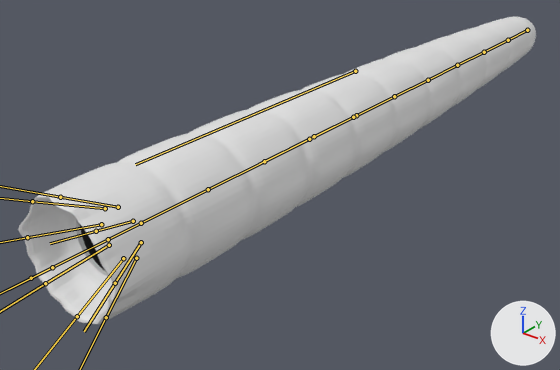
Renders of the FBX model OpenGLProj/resources/models/sandworm2/Sandworm_teethconvert11.fbx from each side of a commit.
Rendered twice from a 50 mm lens placed at (82.3, -136.7, 57.5), pointed at (-12.5, -18.2, -16.0). Lighting does not change. The marker at lower right points along +X, +Y and +Z. The bones that bend it are drawn over the model as lines.

Objects in the first picture: 'Sandworm'.
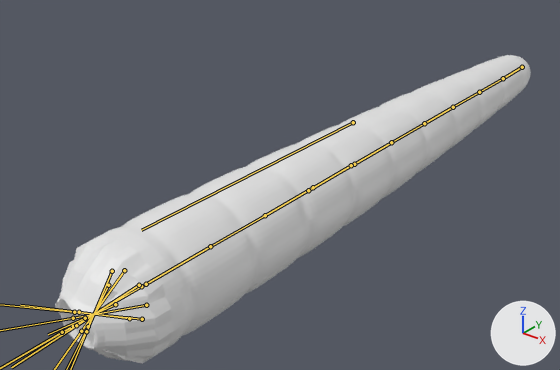
The newer file adds an action. The first version stands in its rest pose; the second is drawn at frame 12 of the action 'moveappears'.

What changed in the scene script:
```text
Change bone_mid:
    where bone_mid = bpy.data.objects['Armature'].pose.bones['Mid']
    bone_mid.location: (0.0, 0.0, 0.0) -> (0.0, 0.0, 11.0)
Change bone_mouth_upper:
    where bone_mouth_upper = bpy.data.objects['Armature'].pose.bones['Mouth_upper']  # child of 'Head'
    bone_mouth_upper.rotation_quaternion: (1.0, 0.0, 0.0, 0.0) -> (0.849, 0.529, 0.0, 0.0)  # degrees (0, 0, 0) -> degrees (64, 0, 0)
Change bone_mouth_left:
    where bone_mouth_left = bpy.data.objects['Armature'].pose.bones['Mouth_left']  # child of 'Head'
    bone_mouth_left.rotation_quaternion: (1.0, 0.0, 0.0, 0.0) -> (0.849, 0.0, 0.0, 0.529)  # degrees (0, 0, 0) -> degrees (0, 0, 64)
Change bone_mouth_lower:
    where bone_mouth_lower = bpy.data.objects['Armature'].pose.bones['Mouth_lower']  # child of 'Head'
    bone_mouth_lower.rotation_quaternion: (1.0, 0.0, 0.0, 0.0) -> (0.849, -0.529, 0.0, 0.0)  # degrees (0, 0, 0) -> degrees (-64, 0, 0)
Change bone_mouth_right:
    where bone_mouth_right = bpy.data.objects['Armature'].pose.bones['Mouth_right']  # child of 'Head'
    bone_mouth_right.rotation_quaternion: (1.0, 0.0, 0.0, 0.0) -> (0.849, 0.0, 0.0, -0.529)  # degrees (0, 0, 0) -> degrees (0, 0, -64)
Change bone_mouth_upper_left:
    where bone_mouth_upper_left = bpy.data.objects['Armature'].pose.bones['Mouth_upper_left']  # child of 'Head'
    bone_mouth_upper_left.rotation_quaternion: (1.0, 0.0, 0.0, 0.0) -> (0.849, 0.0, 0.0, 0.529)  # degrees (0, 0, 0) -> degrees (0, 0, 64)
Change bone_mouth_lower_left:
    where bone_mouth_lower_left = bpy.data.objects['Armature'].pose.bones['Mouth_lower_left']  # child of 'Head'
    bone_mouth_lower_left.rotation_quaternion: (1.0, 0.0, 0.0, 0.0) -> (0.849, -0.529, 0.0, 0.0)  # degrees (0, 0, 0) -> degrees (-64, 0, 0)
Change bone_mouth_lower_right:
    where bone_mouth_lower_right = bpy.data.objects['Armature'].pose.bones['Mouth_lower_right']  # child of 'Head'
    bone_mouth_lower_right.rotation_quaternion: (1.0, 0.0, 0.0, 0.0) -> (0.849, -0.529, 0.0, 0.0)  # degrees (0, 0, 0) -> degrees (-64, 0, 0)
Change bone_mouth_upper_right:
    where bone_mouth_upper_right = bpy.data.objects['Armature'].pose.bones['Mouth_upper_right']  # child of 'Head'
    bone_mouth_upper_right.rotation_quaternion: (1.0, 0.0, 0.0, 0.0) -> (0.849, 0.0, 0.0, -0.529)  # degrees (0, 0, 0) -> degrees (0, 0, -64)
```

Location of each change, [x1, y1, x2, y2] in pixels of the pictures (560 x 370 px):
'Sandworm', posed (8% narrower)
    before: [18, 17, 536, 324]
    after: [55, 55, 531, 364]
bone 'Mid', root to tip
    before: (355, 71) to (135, 164)
    after: (353, 122) to (141, 230)
bone 'Mouth_upper', root to tip
    before: (118, 207) to (60, 197)
    after: (124, 270) to (81, 331)
bone 'Mouth_left', root to tip
    before: (141, 242) to (115, 283)
    after: (146, 305) to (73, 318)
bone 'Mouth_lower', root to tip
    before: (123, 258) to (77, 316)
    after: (129, 318) to (79, 312)
bone 'Mouth_right', root to tip
    before: (101, 224) to (27, 237)
    after: (108, 285) to (88, 326)
bone 'Mouth_upper_left', root to tip
    before: (133, 221) to (96, 231)
    after: (139, 285) to (76, 325)
bone 'Mouth_lower_left', root to tip
    before: (136, 258) to (106, 317)
    after: (142, 319) to (74, 312)
bone 'Mouth_lower_right', root to tip
    before: (109, 245) to (45, 283)
    after: (115, 304) to (85, 318)
bone 'Mouth_upper_right', root to tip
    before: (105, 208) to (32, 201)
    after: (112, 271) to (86, 331)
